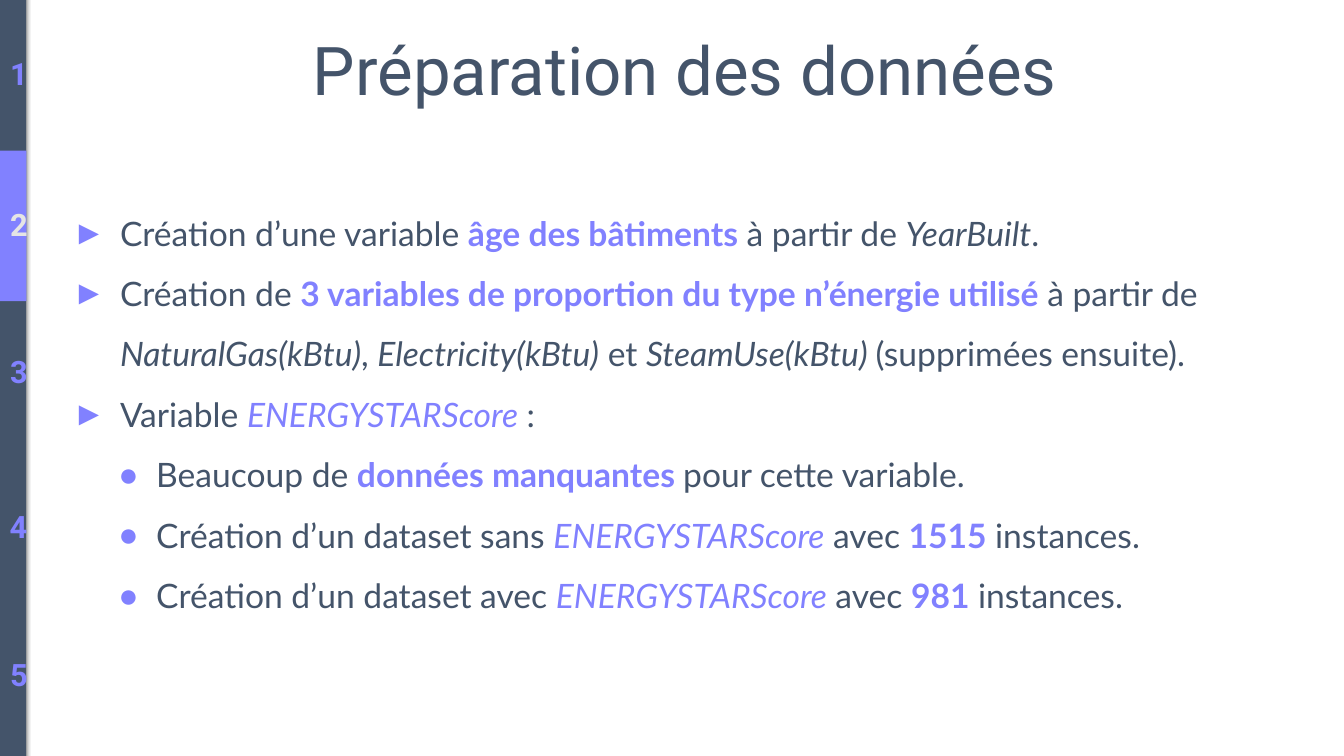
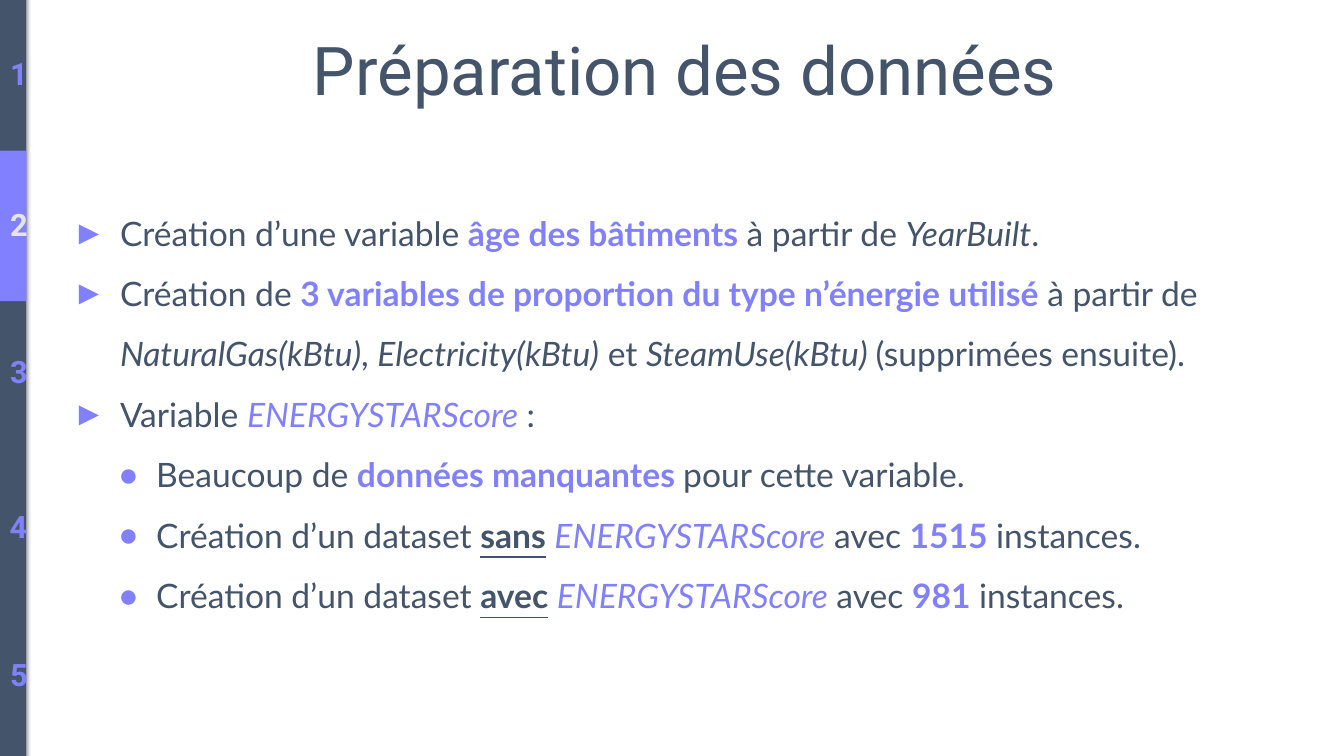
Before and after one commit to BiGHeaDMaX/Predire-Consommation-et-Emissions-de-Batiments, a slide deck: slide 8 of Présentation.pptx. Drawn at 1344x756 pixels with LibreOffice and Linux fonts; fonts in the diff are those of the drawing. Boxes give left, top, right and bottom in pixels: in the first picture for what was removed or moved away, otherwise in the second. Text is boxed around its words. In the diff, an @@ line names an element or a change of style, - is before the commit and + after.

```diff
--- a/Présentation.pptx
+++ b/Présentation.pptx
@@ text at box(156, 522, 1141, 609): bold on, underline on in "sans", "avec" @@
```
Also in this commit, not shown: 1 other slide changed, 1 slide added.
